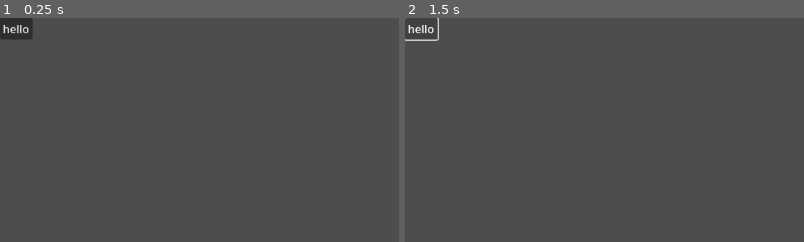
Above: before the commit, frames 1-2 (left to right).
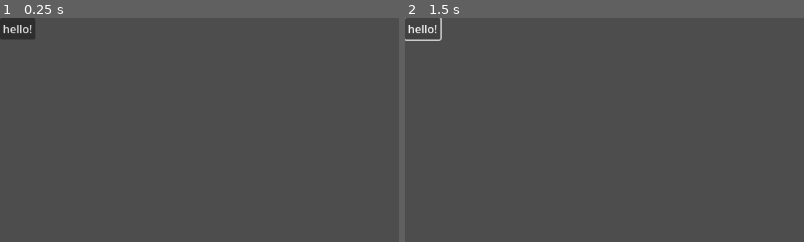
Above: after the commit, the same moments.

Repository: chu0029/SusGame
Game: Godot game, scene res://button.tscn
The game is run twice, just before and just after one commit, with the same random seed, the same clock (stepped at 60 frames per second) and the same inputs. The project has no main scene, so this scene is started directly.
Inputs:
- Up to frame 1 (0.25 s): no input
- Up to frame 2 (1.5 s): click "hello" (after the commit: "hello!") at 0.5 s; click "hello" (after the commit: "hello!") at 1.25 s
The pictures show only the part of the screen within x 0-50%, y 0-50%; the shares and areas given below are measured in that part.

The runs differ from the first frame. In frame 1, less than 0.1% of the frame differs, in the area x 7-9%, y 0-10%; in frame 2, 0.1%, in the area x 7-10%, y 0-11%.

Commit message:
Update button.tscn

Diff:
--- a/button.tscn
+++ b/button.tscn
@@ -3,4 +3,4 @@
 [node name="Button" type="Button"]
 offset_right = 8.0
 offset_bottom = 8.0
-text = "hello"
+text = "hello!"
